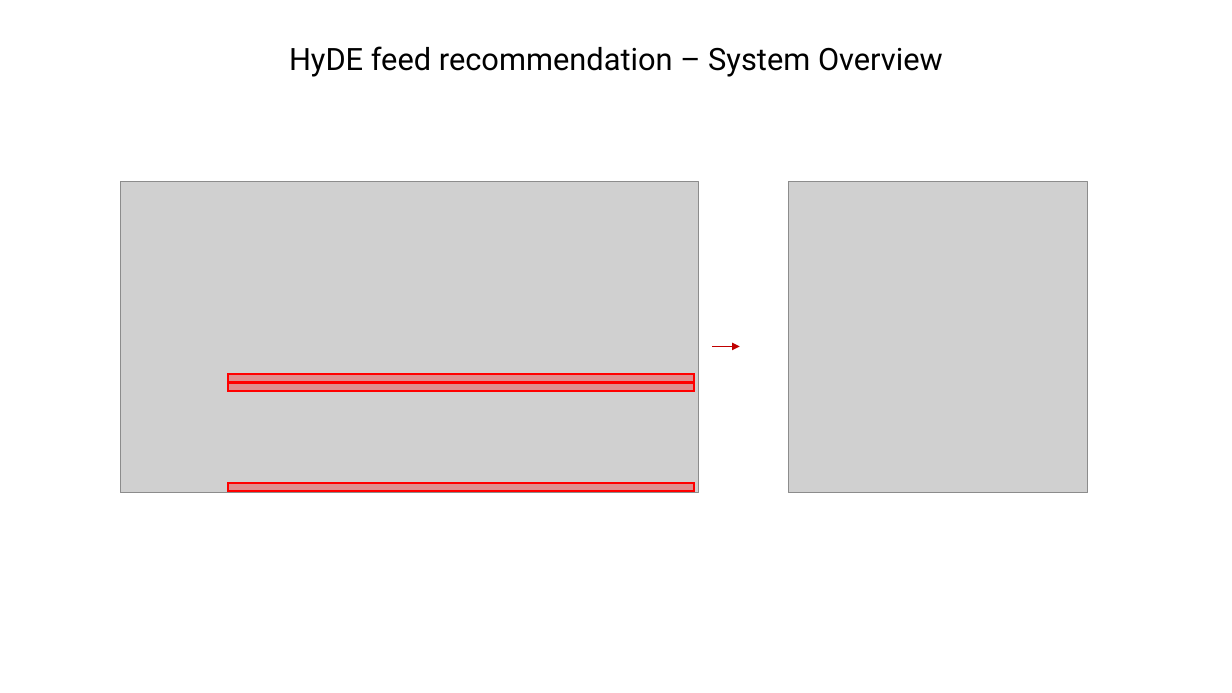
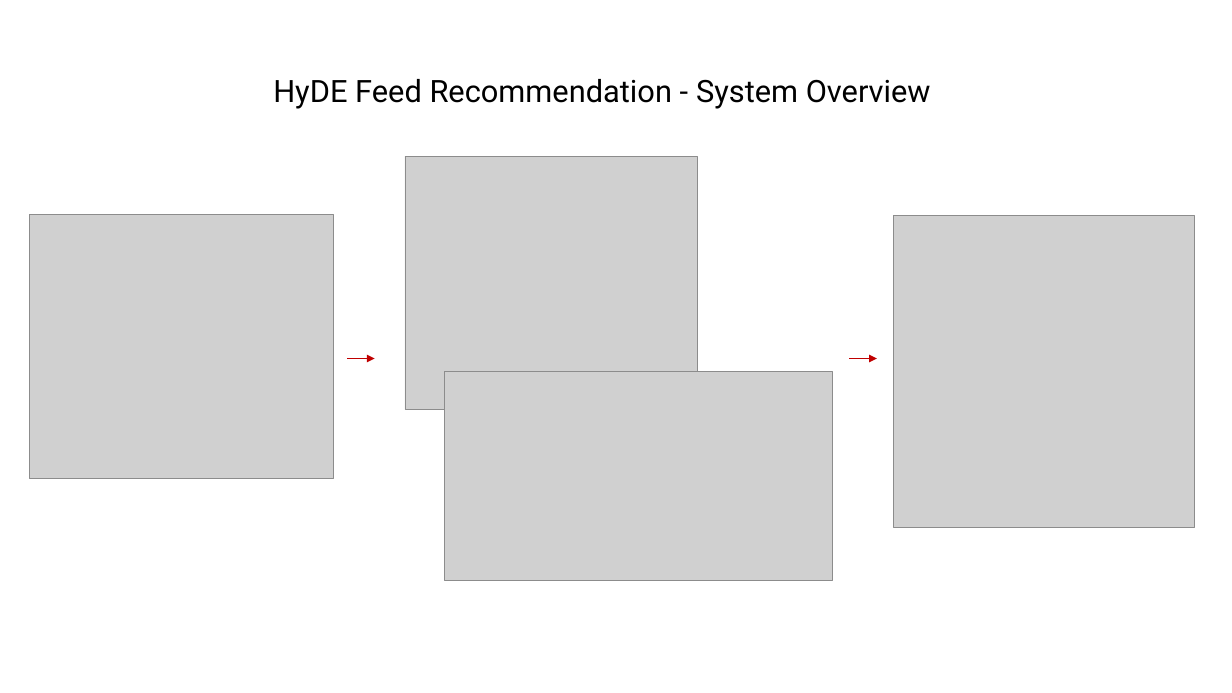
Before and after one commit to TunKedsaro/Hyde, a slide deck: slide 4 of logs/Ghostdeck.pptx (slide 7 before the commit). Drawn at 1232x693 pixels with LibreOffice and Linux fonts; fonts in the diff are those of the drawing; grey boxes stand for pictures. Boxes give left, top, right and bottom in pixels: in the first picture for what was removed or moved away, otherwise in the second. Text is boxed around its words. In the diff, an @@ line names an element or a change of style, - is before the commit and + after.

```diff
--- a/logs/Ghostdeck.pptx
+++ b/logs/Ghostdeck.pptx
@@ text at <box>273,79,931,109</box>: text changed @@
-HyDE feed recommendation – System Overview
+HyDE Feed Recommendation - System Overview
@@ picture added at <box>405,156,697,410</box> @@
@@ picture added at <box>30,214,334,480</box> @@
@@ picture: place and size @@
-picture at <box>788,182,1088,493</box>
+picture at <box>894,216,1194,529</box>
@@ arrow added from (348, 359) to (374, 359), #C00000 1 pt @@
@@ arrow moved from (713, 347) - (740, 347) to (849, 359) - (877, 359) @@
@@ picture added at <box>445,372,833,580</box> @@
@@ group removed at <box>120,182,699,493</box>: 3 rectangles, 1 picture @@
```
Also in this commit, not shown: 7 other slides changed, 24 slides added, 2 slides removed, 31 other files.
